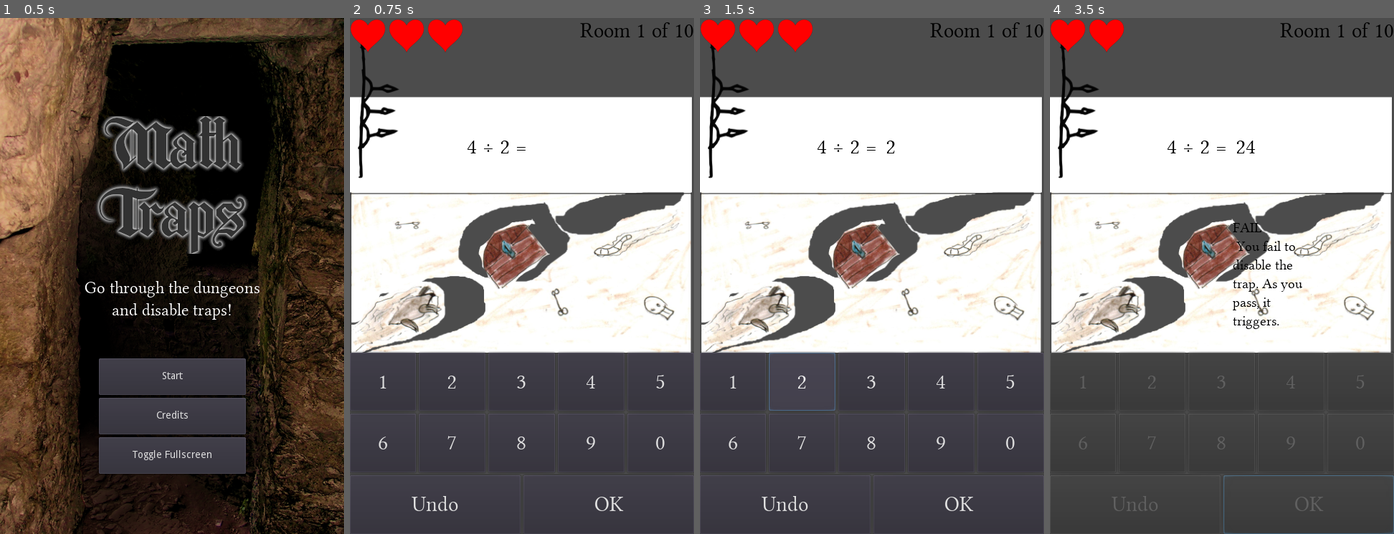
Above: before the commit, frames 1-4 (left to right).
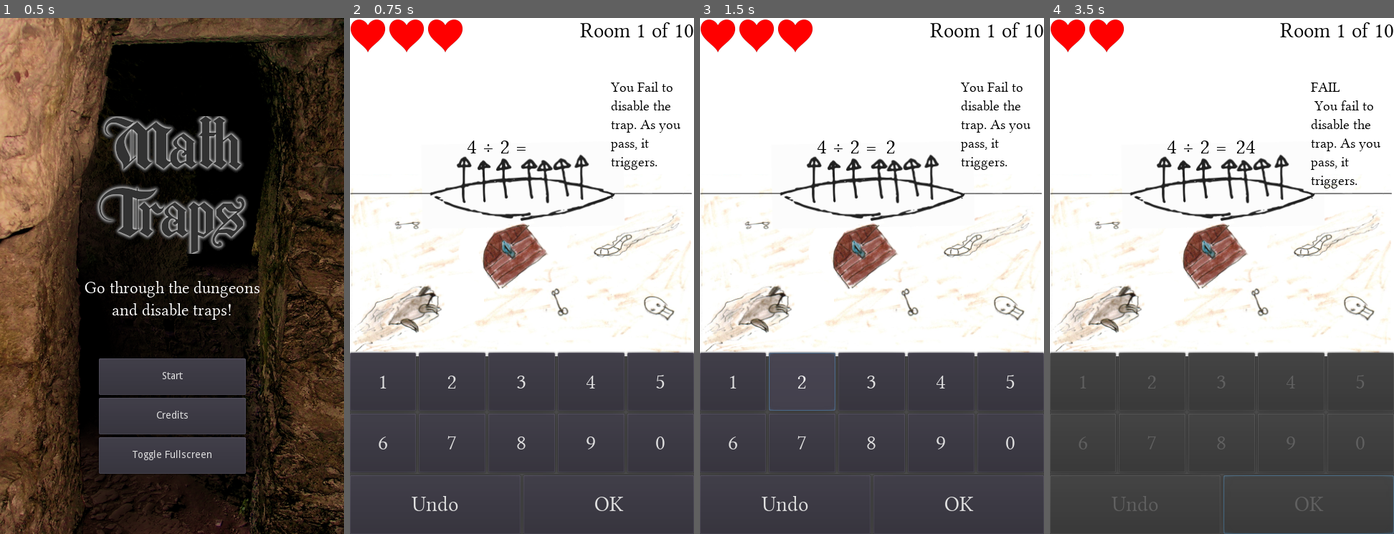
Above: after the commit, the same moments.

Repository: the-g-force/FamJam-May2020
Game: Godot game, scene res://src/TitleScene.tscn
Two runs of this game, one before a commit and one after it. Both use one fixed random seed, a clock stepped at 60 frames per second and the inputs below.
Inputs:
- Up to frame 1 (0.5 s): no input
- Up to frame 2 (0.75 s): click "Start" at 0.5 s
- Up to frame 3 (1.5 s): click "2" at 1.25 s
- Up to frame 4 (3.5 s): click "4" at 2 s; click "OK" at 2.75 s

Frame 1 is identical in both runs. In frame 2, 22% of the frame differs, in the area x 0-100%, y 0-66%; in frame 3, 22%; in frame 4, 23%.

Commit message:
Add white background

Diff:
--- a/project/src/DefaultScene.tscn
+++ b/project/src/DefaultScene.tscn
@@ -62,20 +62,27 @@
 "_edit_use_anchors_": false
 }
 
+[node name="ColorRect" type="ColorRect" parent="."]
+margin_right = 40.0
+margin_bottom = 40.0
+rect_scale = Vector2( 12, 11.8 )
+__meta__ = {
+"_edit_use_anchors_": false
+}
+
 [node name="art" type="AnimatedSprite" parent="."]
 position = Vector2( 238.75, 233.5 )
 scale = Vector2( 0.994791, 0.972917 )
 frames = SubResource( 1 )
-animation = "4"
+animation = "2"
 
 [node name="OnScreenKeyboard" parent="." instance=ExtResource( 1 )]
 
 [node name="Label" type="Label" parent="."]
-modulate = Color( 1, 1, 1, 0 )
-margin_left = 254.835
-margin_top = 281.484
-margin_right = 363.835
-margin_bottom = 408.484
+margin_left = 363.815
+margin_top = 84.6395
+margin_right = 472.815
+margin_bottom = 211.639
 custom_fonts/font = SubResource( 2 )
 custom_colors/font_color = Color( 0, 0, 0, 1 )
 text = "You Fail to disable the trap. As you pass, it triggers."
